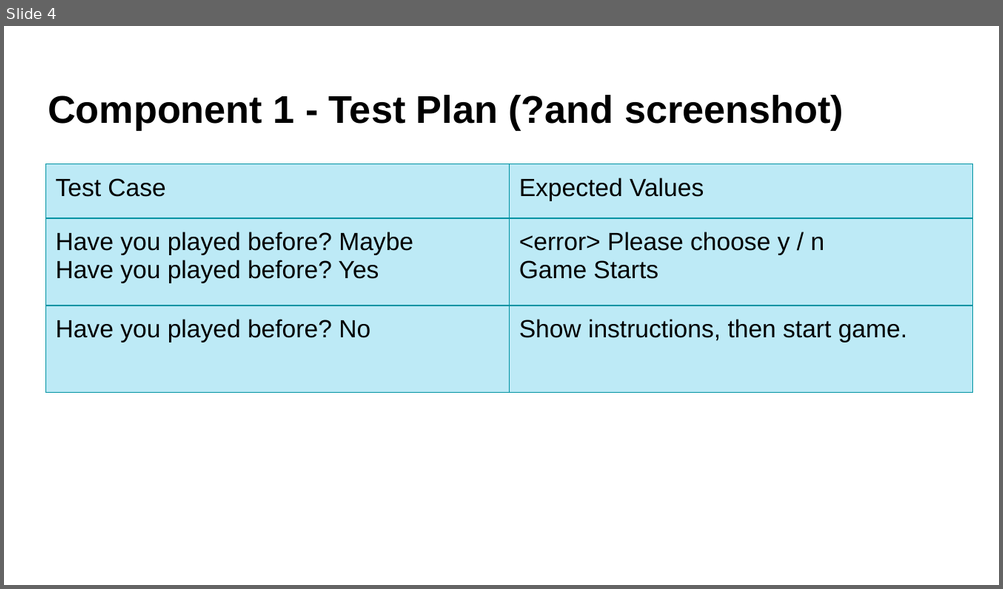
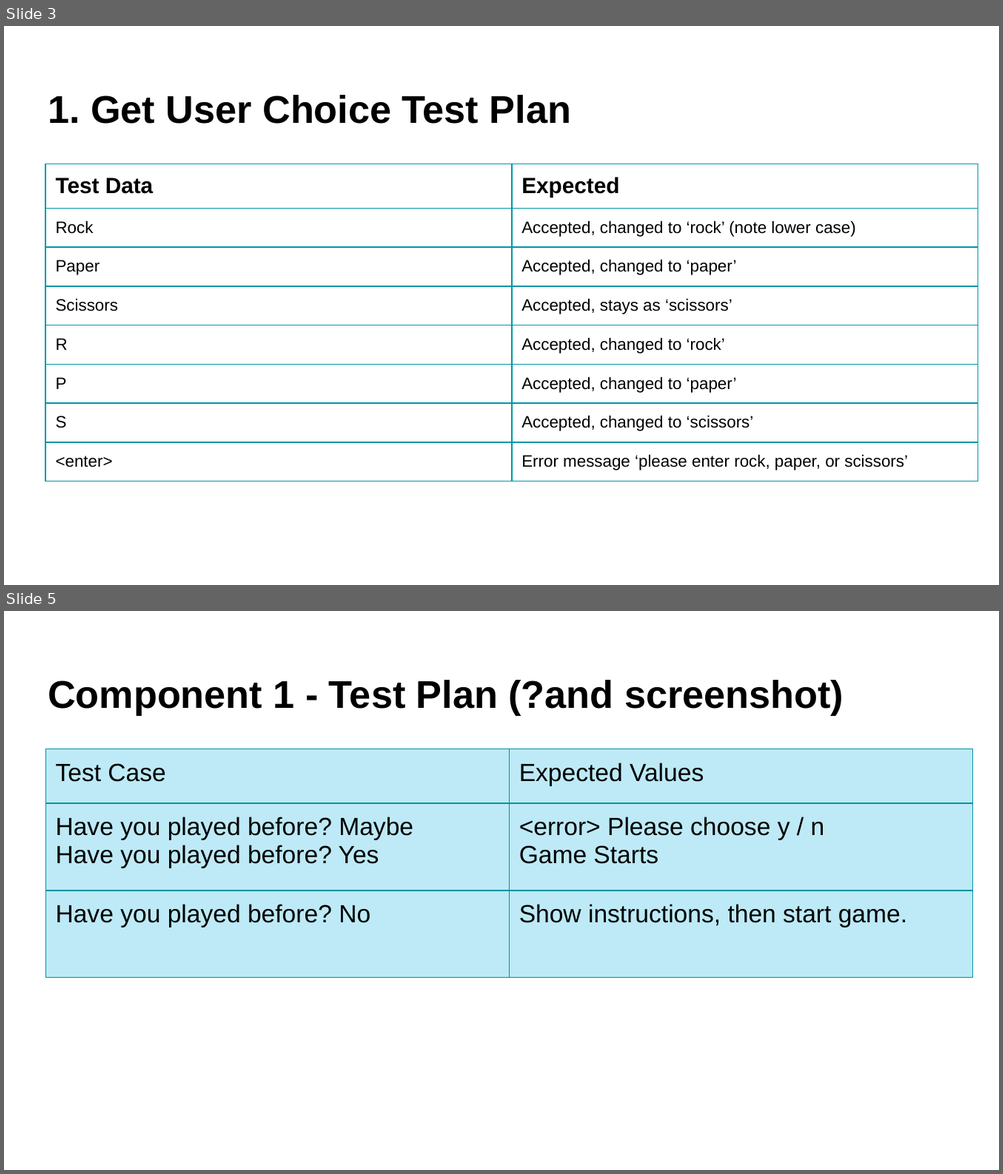
Before and after one commit to aspectnz/PEX, a slide deck: main/games/rock_paper_scissors/Python Program Documentation.pptx. Shown one above the other, each under a label of ours: slide 4 before the commit, slides 3 and 5 after it; the slides between them are not shown. The pictures are 1003x589 and 1003x1174 pixels, drawn with LibreOffice and Linux fonts; fonts in the diff are those of the drawing. Boxes give left, top, right and bottom in pixels: in the first picture for what was removed or moved away, otherwise in the second. Text is boxed around its words. In the diff, an @@ line names an element or a change of style, - is before the commit and + after.

```diff
--- a/main/games/rock_paper_scissors/Python Program Documentation.pptx
+++ b/main/games/rock_paper_scissors/Python Program Documentation.pptx
@@ slide 3 added at bbox=[4, 26, 999, 585], background #FFFFFF @@
@@ title added at bbox=[48, 95, 571, 124], 28 pt, text #000000, bold @@
+1. Get User Choice Test Plan
@@ table added at bbox=[45, 164, 979, 489], 8 rows, 2 columns @@
+Test Data | Expected
+Rock | Accepted, changed to ‘rock’ (note lower case)
+Paper | Accepted, changed to ‘paper’
+Scissors | Accepted, stays as ‘scissors’
+R | Accepted, changed to ‘rock’
+P | Accepted, changed to ‘paper’
+S | Accepted, changed to ‘scissors’
+<enter> | Error message ‘please enter rock, paper, or scissors’
@@ what was slide 4 is now slide 5 @@
```
Also in this commit, not shown: 2 slides changed, 1 other slide added, 1 slide removed, 7 other files.
